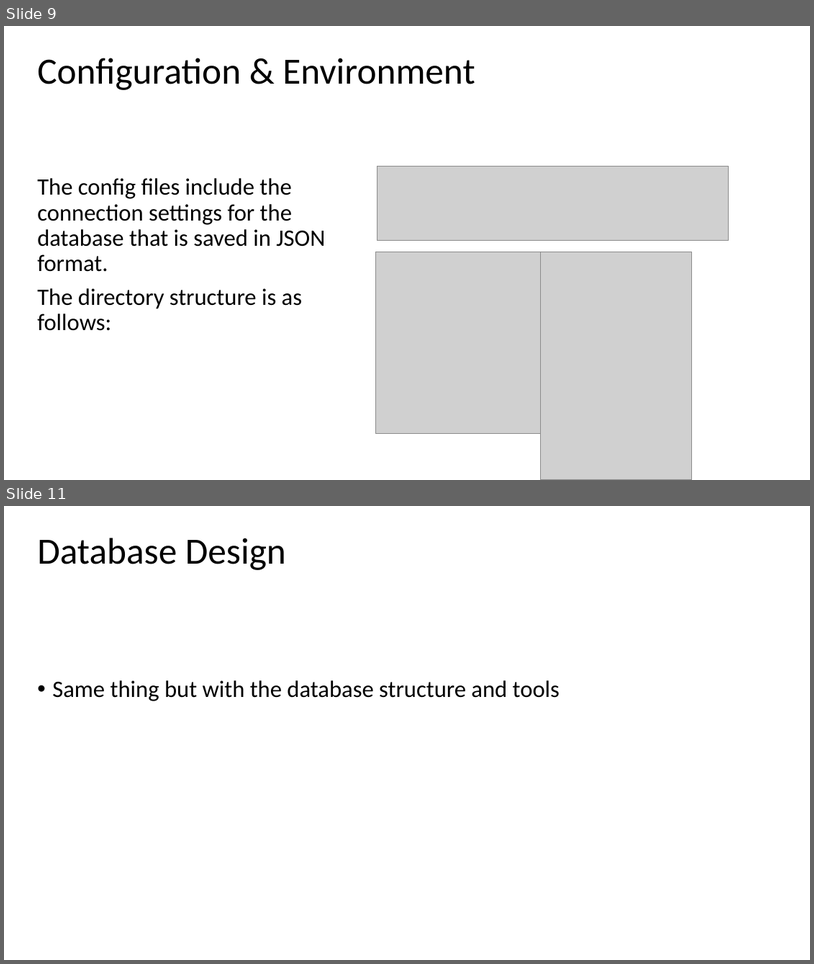
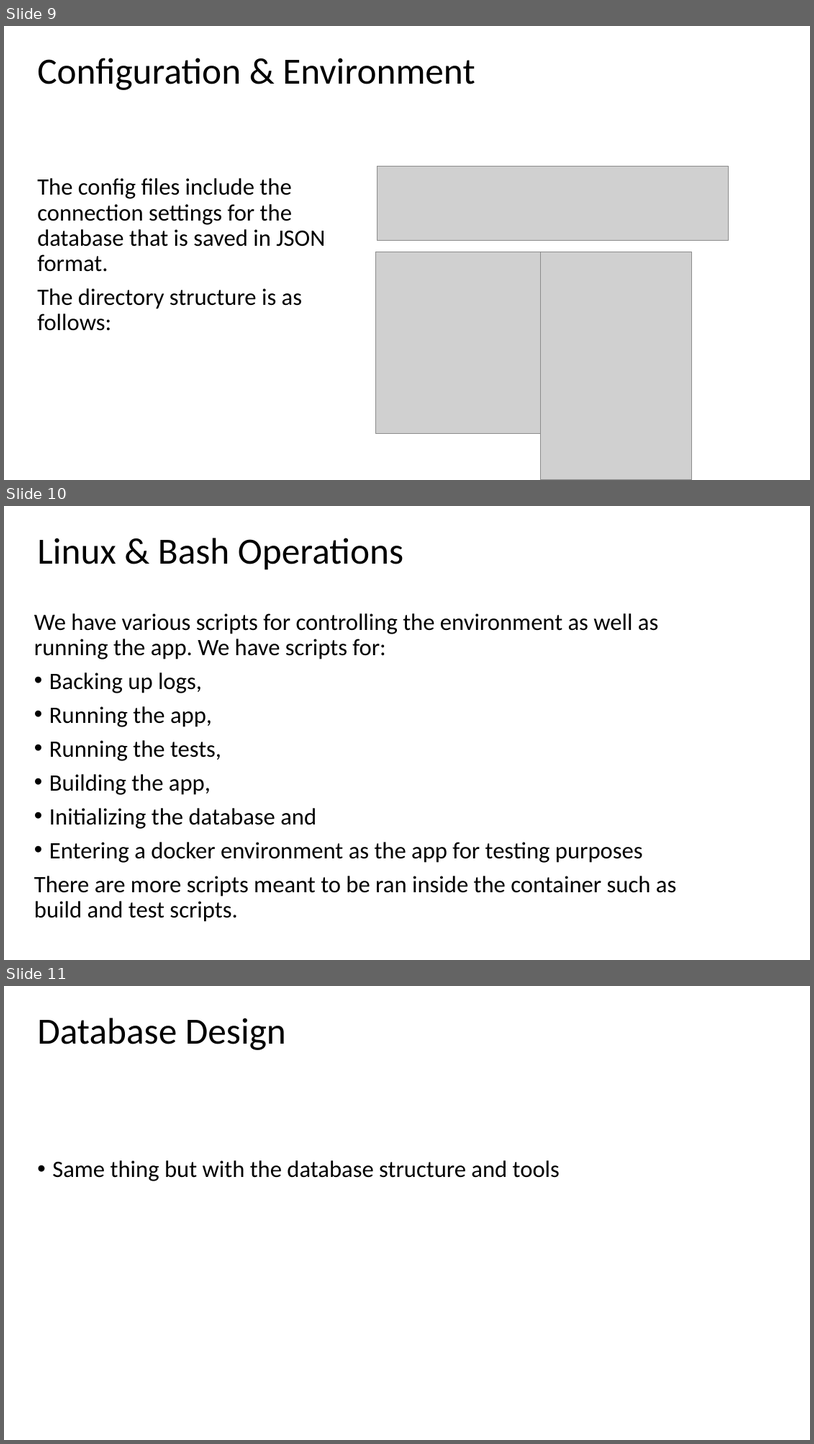
Before and after one commit to wallmenis/exercise, a slide deck: presentation/Presentation.pptx. Shown one above the other, each under a label of ours: slides 9 and 11 before the commit, slides 9, 10 and 11 after it; the slides between them are not shown. The pictures are 814x964 and 814x1444 pixels, drawn with LibreOffice and Linux fonts; fonts in the diff are those of the drawing; grey boxes stand for pictures; background and template pictures are left out. Boxes give left, top, right and bottom in pixels: in the first picture for what was removed or moved away, otherwise in the second. Text is boxed around its words. In the diff, an @@ line names an element or a change of style, - is before the commit and + after.

```diff
--- a/presentation/Presentation.pptx
+++ b/presentation/Presentation.pptx
@@ slide 10 added at <box>4,506,810,960</box>, background picture (left out) @@
@@ title added at <box>37,538,404,570</box>, 44 pt, text #000000 @@
+Linux & Bash Operations
@@ subtitle added at <box>34,613,676,921</box>, 28 pt, text #000000 @@
+We have various scripts for controlling the environment as well as running the app. We have scripts for:
+• Backing up logs,
+• Running the app,
+• Running the tests,
+• Building the app,
+• Initializing the database and
+• Entering a docker environment as the app for testing purposes
+There are more scripts meant to be ran inside the container such as build and test scripts.
```
Also in this commit, not shown: 2 slides changed, 3 other slides added, 4 slides removed.
